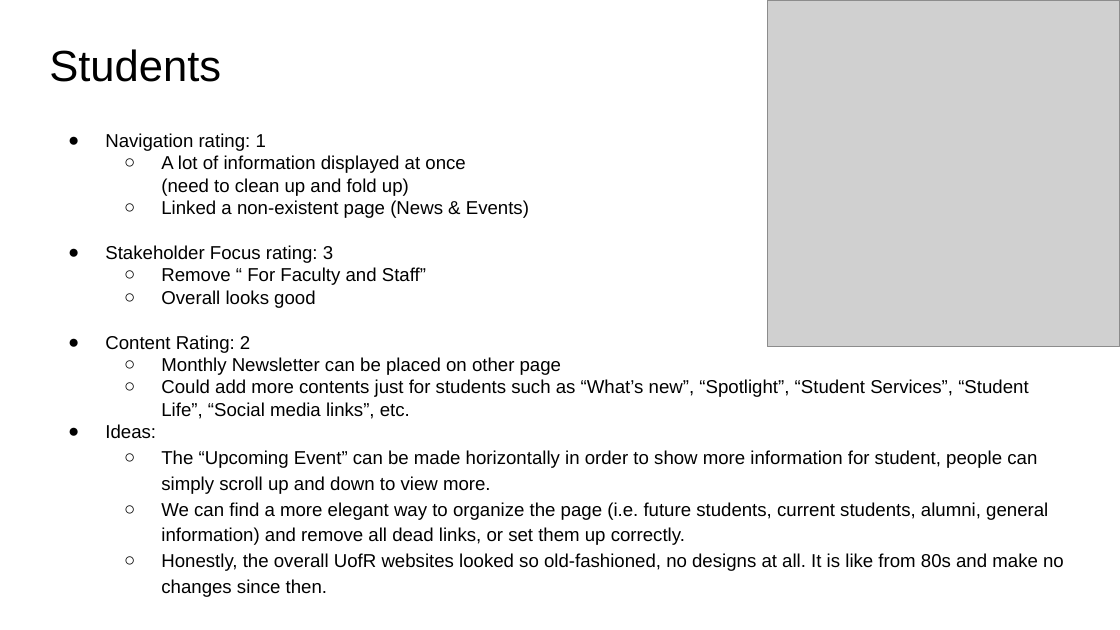
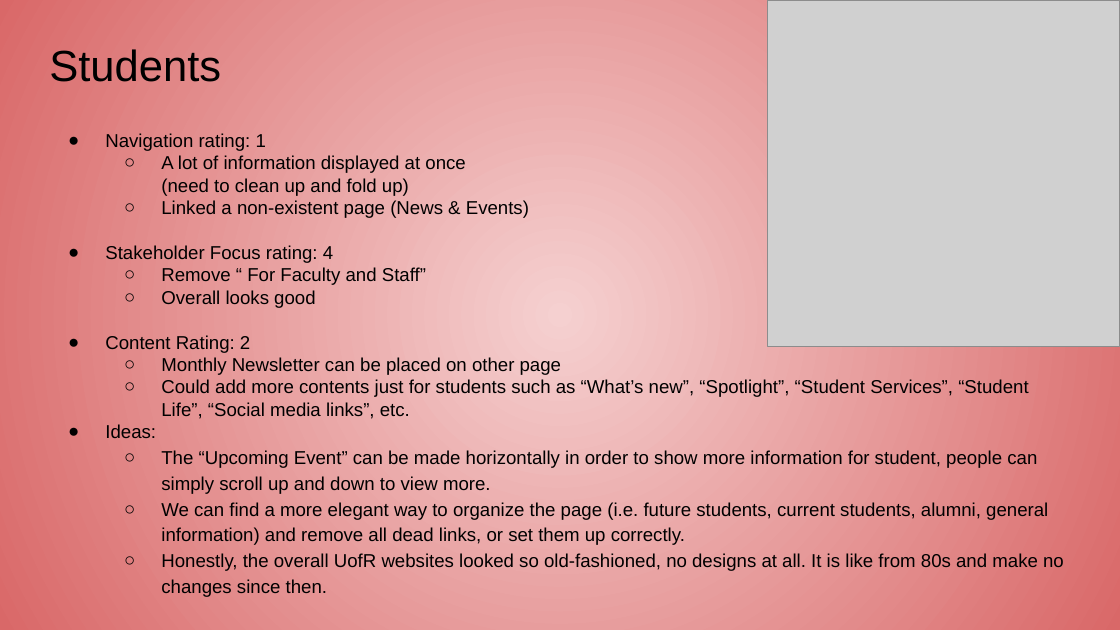
Before and after one commit to AveryCameronUofR/ENSE-374, a slide deck: slide 5 of Milestone 2/ENSE 374 Milestone 2.pptx. Drawn at 1120x630 pixels with LibreOffice and Linux fonts; fonts in the diff are those of the drawing; grey boxes stand for pictures. Boxes give left, top, right and bottom in pixels: in the first picture for what was removed or moved away, otherwise in the second. Text is boxed around its words. In the diff, an @@ line names an element or a change of style, - is before the commit and + after.

```diff
--- a/Milestone 2/ENSE 374 Milestone 2.pptx
+++ b/Milestone 2/ENSE 374 Milestone 2.pptx
@@ background #FFFFFF to gradient #F5D0D0 to #D96868 @@
@@ text at <box>105,245,333,263</box>: text changed @@
-● Stakeholder Focus rating: 3
+● Stakeholder Focus rating: 4
```
Also in this commit, not shown: 16 other slides changed.
